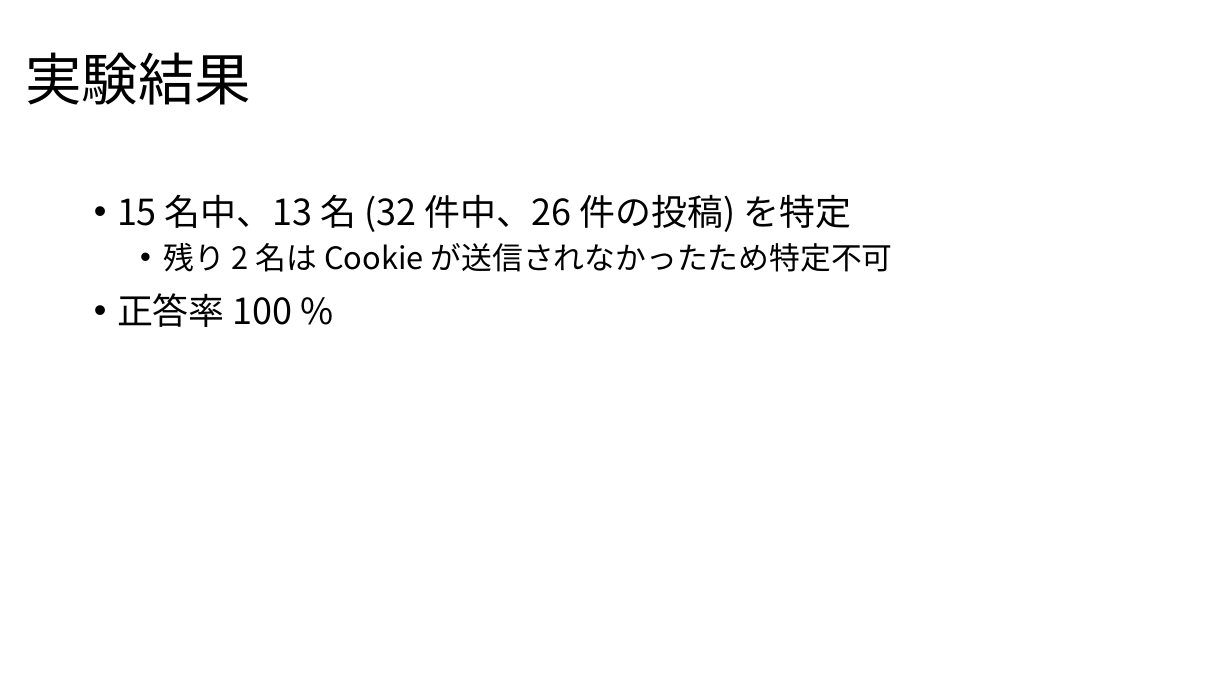
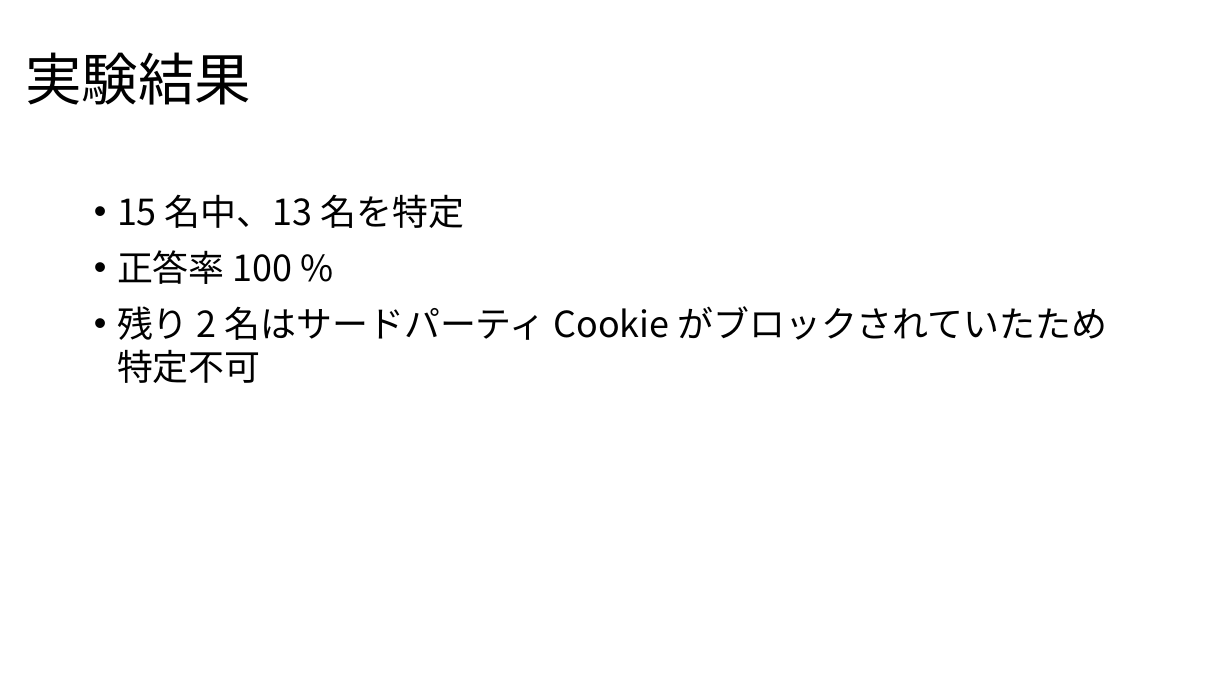
Before and after one commit to noraworld/graduation-thesis, a slide deck: slide 9 of presentation_slides.pptx (slide 8 before the commit). Drawn at 1232x693 pixels with LibreOffice and Linux fonts; fonts in the diff are those of the drawing. Boxes give left, top, right and bottom in pixels: in the first picture for what was removed or moved away, otherwise in the second. Text is boxed around its words. In the diff, an @@ line names an element or a change of style, - is before the commit and + after.

```diff
--- a/presentation_slides.pptx
+++ b/presentation_slides.pptx
@@ text at [117,194,464,228]: text changed; size 24 to 28 pt @@
-• 15 名中、13 名 (32 件中、26 件の投稿) を特定
-  • 残り 2 名は Cookie が送信されなかったため特定不可
+• 15 名中、13 名を特定
@@ text at [117,306,1108,383]: paragraph added @@
+• 残り 2 名はサードパーティ Cookie がブロックされていたため特定不可
```
Also in this commit, not shown: 5 other slides changed, 2 slides added, 1 other file.
